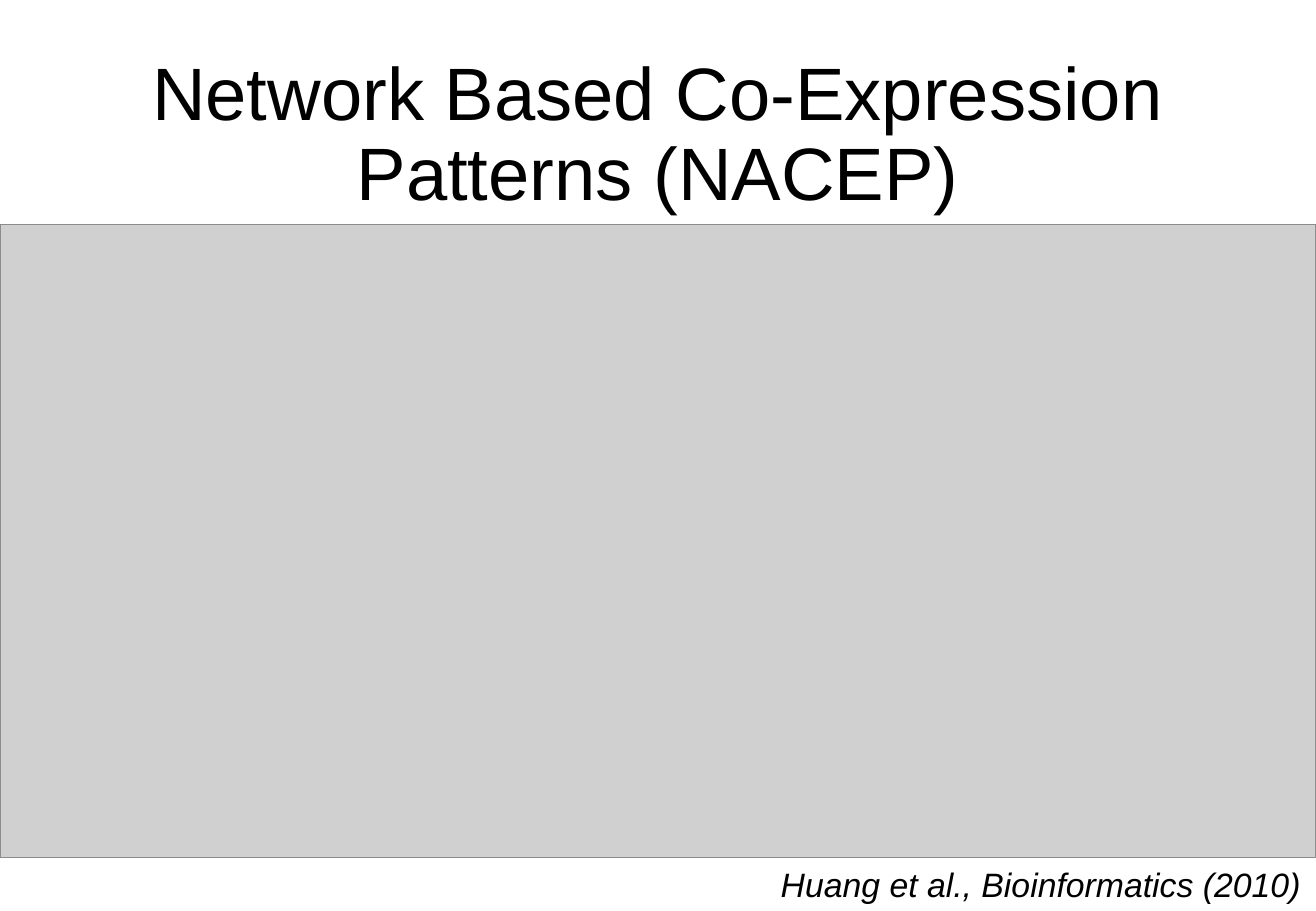
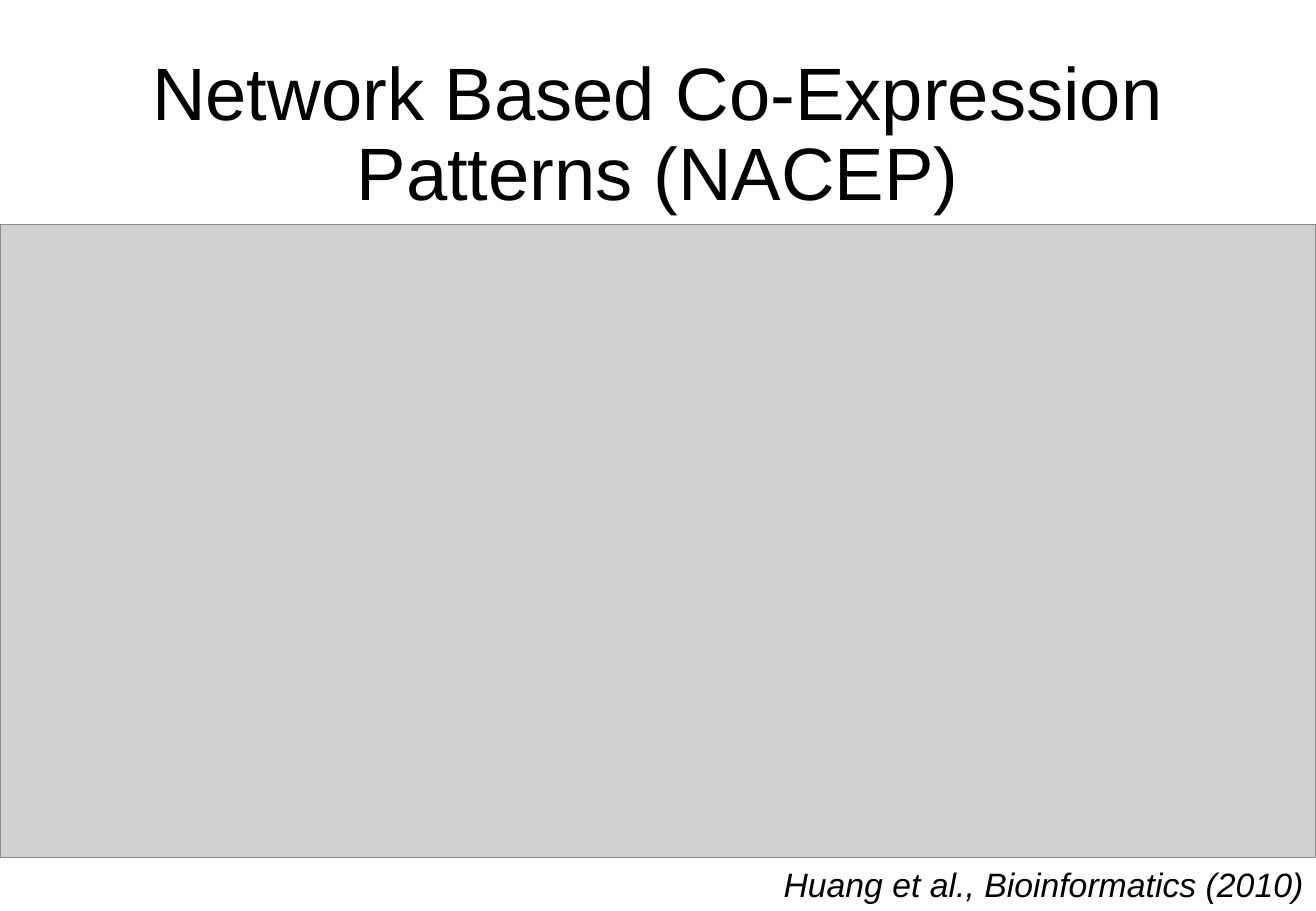
Before and after one commit to kkchau/NACEP-Analysis-of-Prostate-Cancer-Cells, a slide deck: slide 4 of ppt/Presentation.pptx (slide 3 before the commit). Drawn at 1316x911 pixels with LibreOffice and Linux fonts; fonts in the diff are those of the drawing; grey boxes stand for pictures. Boxes give left, top, right and bottom in pixels: in the first picture for what was removed or moved away, otherwise in the second. Text is boxed around its words. In the diff, an @@ line names an element or a change of style, - is before the commit and + after.

```diff
--- a/ppt/Presentation.pptx
+++ b/ppt/Presentation.pptx
@@ text "Huang et al., Bioinformatics (2010)" at (784, 872, 1304, 904): alignment left to right @@
```
Also in this commit, not shown: 2 other slides changed, 1 slide added, 5 other files.
